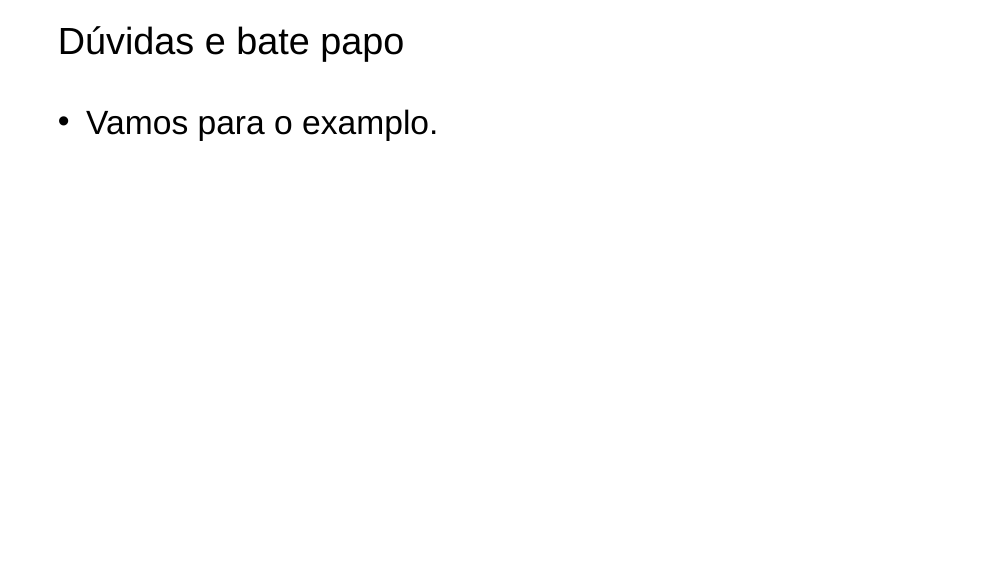
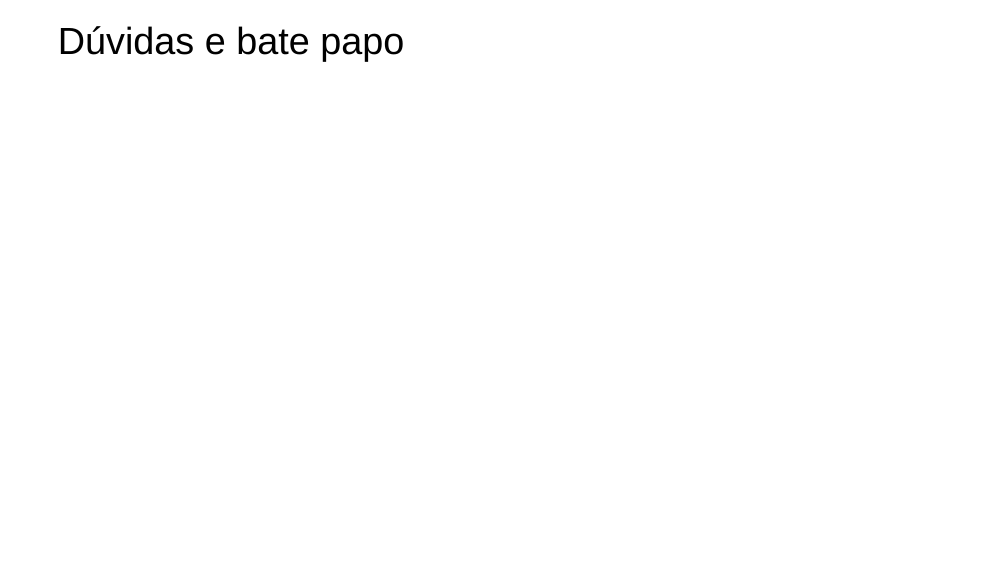
Before and after one commit to thiagogarbazza/training-spring-angular, a slide deck: slide 23 of docs/presentation/treimamento.pptx. Drawn at 1008x567 pixels with LibreOffice and Linux fonts; fonts in the diff are those of the drawing; background and template pictures are left out. Boxes give left, top, right and bottom in pixels: in the first picture for what was removed or moved away, otherwise in the second. Text is boxed around its words. In the diff, an @@ line names an element or a change of style, - is before the commit and + after.

```diff
--- a/docs/presentation/treimamento.pptx
+++ b/docs/presentation/treimamento.pptx
@@ text removed at bbox=[86, 109, 438, 141] @@
-• Vamos para o examplo.
```
Also in this commit, not shown: 1 other slide changed.
